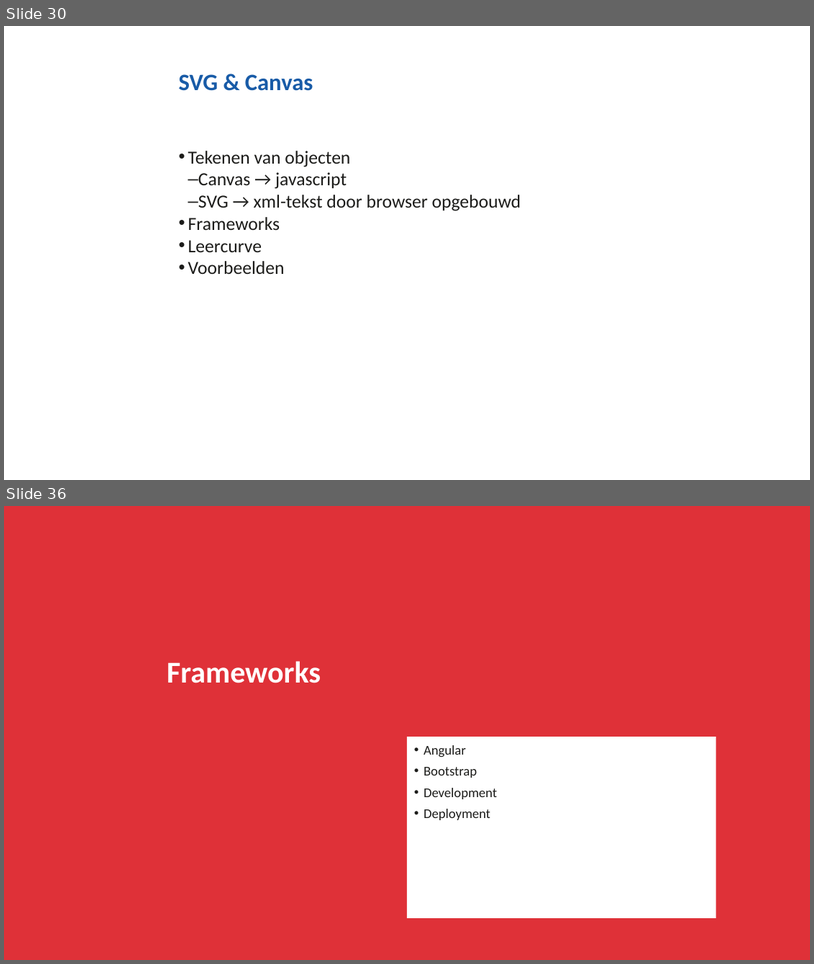
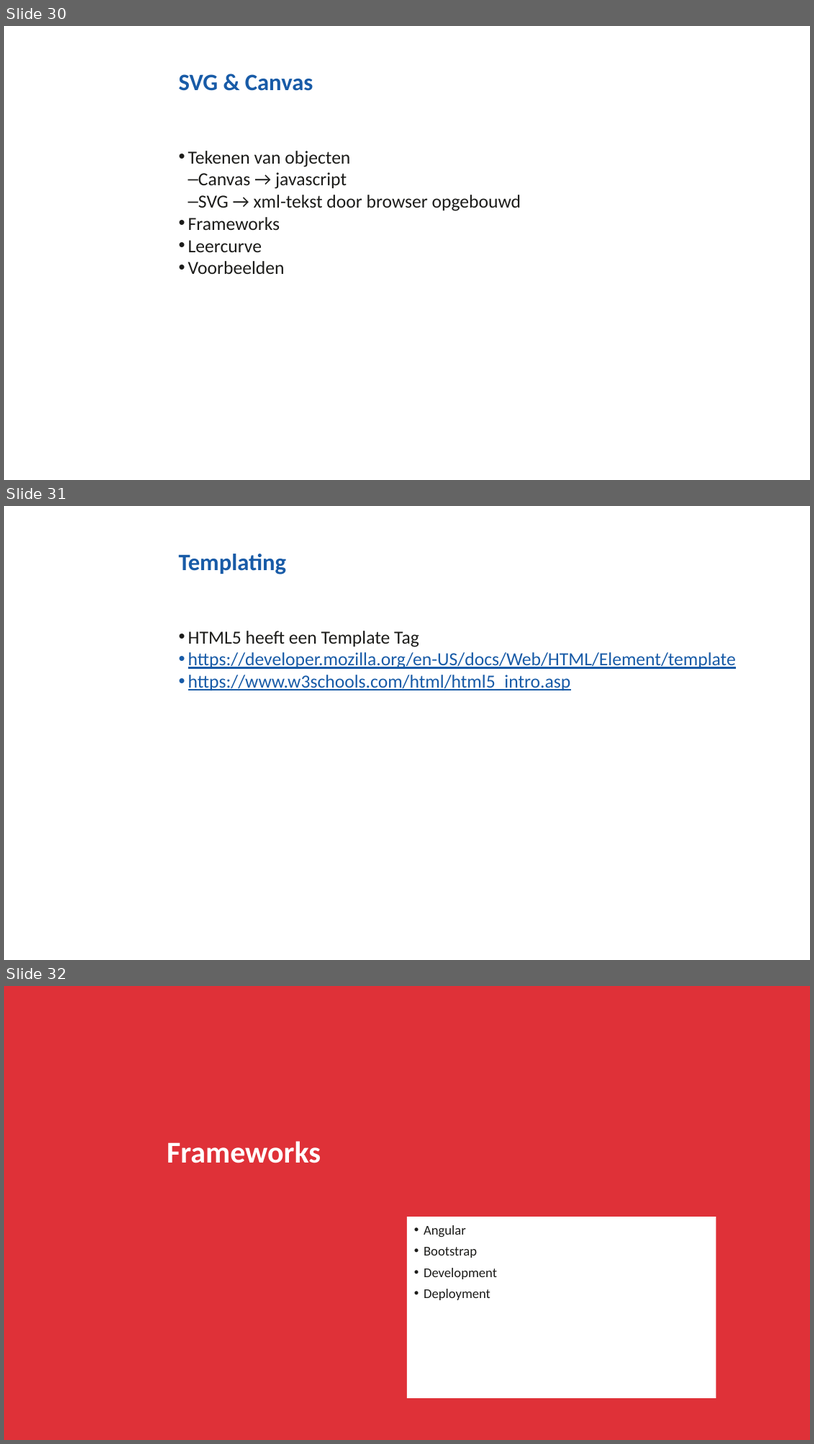
Before and after one commit to NHLStenden/Flex-WebDevelopment-FrontEndDevelopment, a slide deck: Presentatie/Front-End Development.pptx. Shown one above the other, each under a label of ours: slides 30 and 36 before the commit, slides 30, 31 and 32 after it; the slides between them are not shown. The pictures are 814x964 and 814x1444 pixels, drawn with LibreOffice and Linux fonts; fonts in the diff are those of the drawing; background and template pictures are left out. Boxes give left, top, right and bottom in pixels: in the first picture for what was removed or moved away, otherwise in the second. Text is boxed around its words. In the diff, an @@ line names an element or a change of style, - is before the commit and + after.

```diff
--- a/Presentatie/Front-End Development.pptx
+++ b/Presentatie/Front-End Development.pptx
@@ slide 31 added at (4, 506, 810, 960), background #FFFFFF @@
@@ title added at (179, 554, 287, 574), 28 pt, text #185BA7, bold @@
+Templating
@@ text added at (188, 631, 736, 690), 22 pt, text #185BA7, underline @@
+• HTML5 heeft een Template Tag
+• https://developer.mozilla.org/en-US/docs/Web/HTML/Element/template
+• https://www.w3schools.com/html/html5_intro.asp
@@ what was slide 36 is now slide 32 @@
```
Also in this commit, not shown: 5 slides removed, 28 other files.
